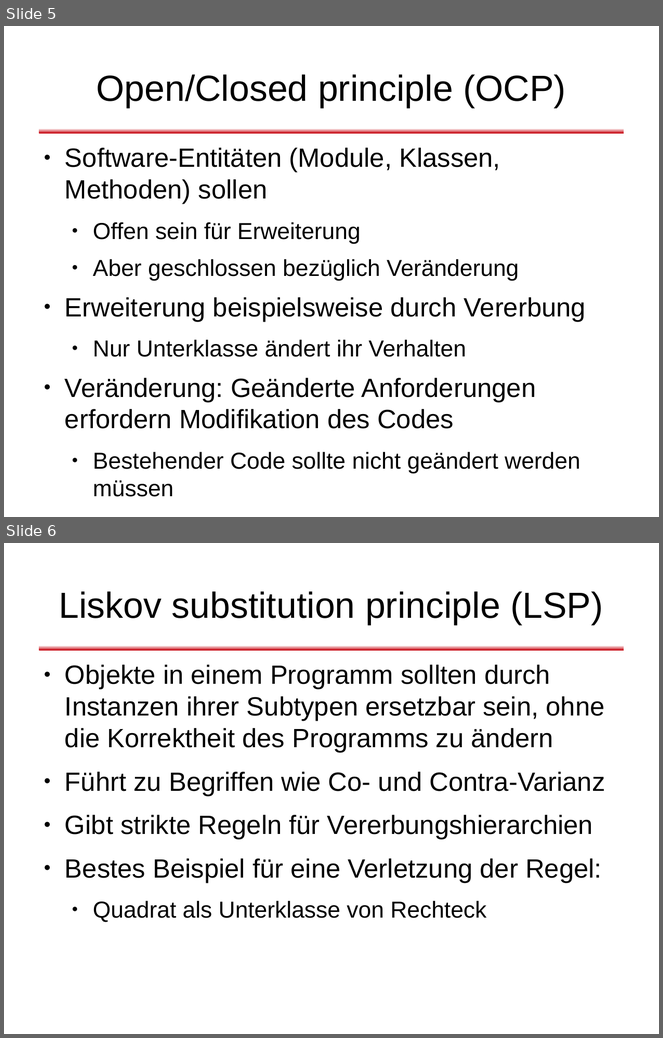
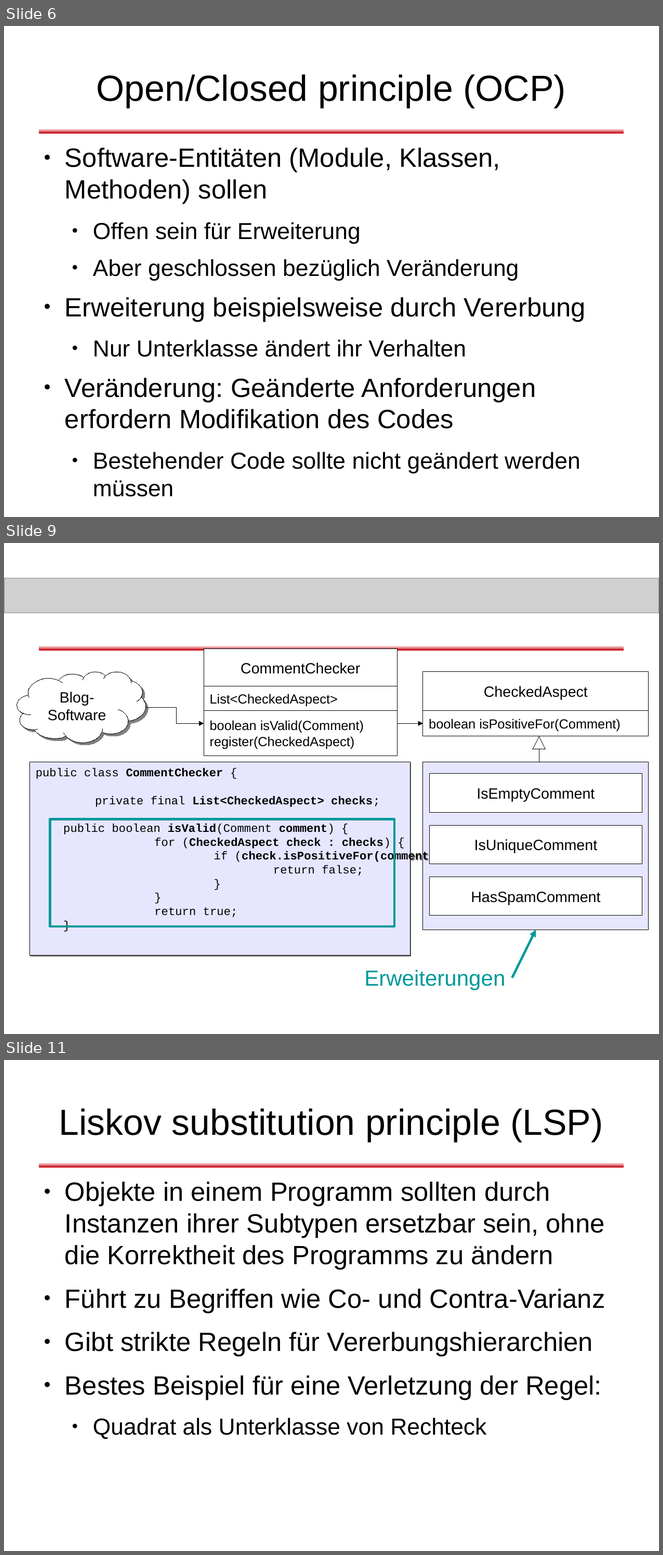
Before and after one commit to dlindner/vorlesung-se2-dhbw, a slide deck: added_2010/Objektorientierte Designregeln.odp. Shown one above the other, each under a label of ours: slides 5 and 6 before the commit, slides 6, 9 and 11 after it; the slides between them are not shown. The pictures are 663x1038 and 663x1555 pixels, drawn with LibreOffice and Linux fonts; fonts in the diff are those of the drawing; grey boxes stand for pictures; background and template pictures are left out. Boxes give left, top, right and bottom in pixels: in the first picture for what was removed or moved away, otherwise in the second. Text is boxed around its words. In the diff, an @@ line names an element or a change of style, - is before the commit and + after.

```diff
--- a/added_2010/Objektorientierte Designregeln.odp
+++ b/added_2010/Objektorientierte Designregeln.odp
@@ slide 9 added at (4, 543, 659, 1034), background #FFFFFF; not listed: 1 template element that a slide beside it also shows @@
@@ picture added at (4, 578, 659, 613) @@
@@ rectangle added at (204, 649, 398, 688), fill #FFFFFF, outline #000000 0 pt, 18 pt, text #000000 @@
+CommentChecker
@@ freeform shape added at (17, 672, 146, 743), fill #FFFFFF, outline #000000 0 pt, 18 pt, text #000000 @@
+Blog-
+Software
@@ rectangle added at (204, 672, 398, 710), fill #FFFFFF, outline #000000 0 pt, 18 pt, text #000000 @@
+CommentChecker
@@ rectangle added at (423, 672, 649, 710), fill #FFFFFF, outline #000000 0 pt, 18 pt, text #000000 @@
+CheckedAspect
@@ rectangle added at (204, 687, 398, 710), fill #FFFFFF, outline #000000 0 pt, 16 pt, text #000000 @@
+List<CheckedAspect>
@@ elbow arrow added from (146, 708) to (204, 724), #000000 0 pt @@
@@ rectangle added at (204, 710, 398, 736), fill #FFFFFF, outline #000000 0 pt, 16 pt, text #000000 @@
+boolean isValid(Comment)
@@ rectangle added at (204, 710, 398, 756), fill #FFFFFF, outline #000000 0 pt, 16 pt, text #000000 @@
+boolean isValid(Comment)
+register(CheckedAspect)
@@ rectangle added at (423, 710, 649, 736), fill #FFFFFF, outline #000000 0 pt, 16 pt, text #000000 @@
+boolean isPositiveFor(Comment)
@@ elbow arrow added from (398, 724) to (423, 724), #000000 0 pt @@
@@ group added at (533, 736, 546, 762): 4 lines @@
@@ rectangle added at (29, 762, 410, 956), fill #E6E6FF, outline #000000 0.74 pt, 14 pt, text #000000, bold @@
+public class CommentChecker {
+private final List<CheckedAspect> checks;
+public boolean isValid(Comment comment) {
+for (CheckedAspect check : checks) {
+if (check.isPositiveFor(comment)) {
+return false;
+}
+}
+return true;
+}
@@ rectangle added at (423, 762, 649, 930), fill #E6E6FF, outline #000000 0 pt @@
@@ rectangle added at (430, 774, 643, 812), fill #FFFFFF, outline #000000 0 pt, 18 pt, text #000000 @@
+IsEmptyComment
@@ rectangle added at (50, 820, 395, 927), outline #009999 2.83 pt @@
@@ rectangle added at (430, 825, 643, 864), fill #FFFFFF, outline #000000 0 pt, 18 pt, text #000000 @@
+IsUniqueComment
@@ rectangle added at (430, 877, 643, 916), fill #FFFFFF, outline #000000 0 pt, 18 pt, text #000000 @@
+HasSpamComment
@@ arrow added from (513, 978) to (536, 930), #009999 2.83 pt @@
@@ text added at (364, 970, 505, 991), 26.5 pt, text #009999 @@
+Erweiterungen
@@ what was slide 5 is now slide 6 @@
@@ what was slide 6 is now slide 11 @@
```
Also in this commit, not shown: 13 other slides added.
